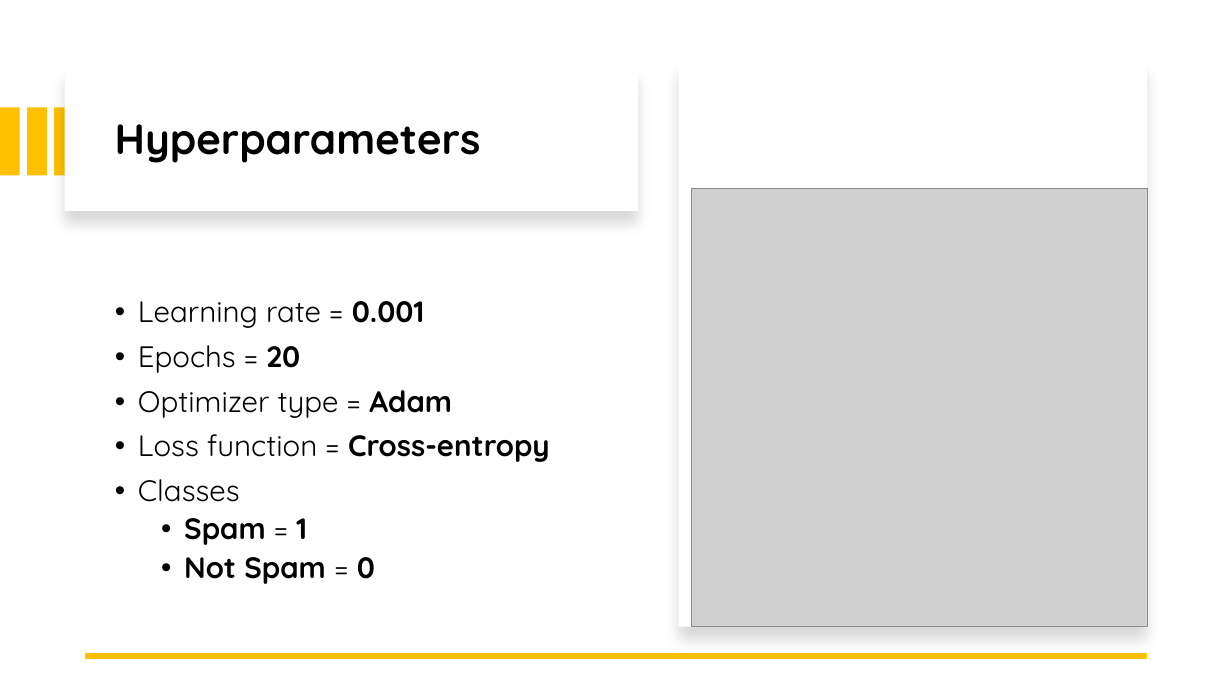
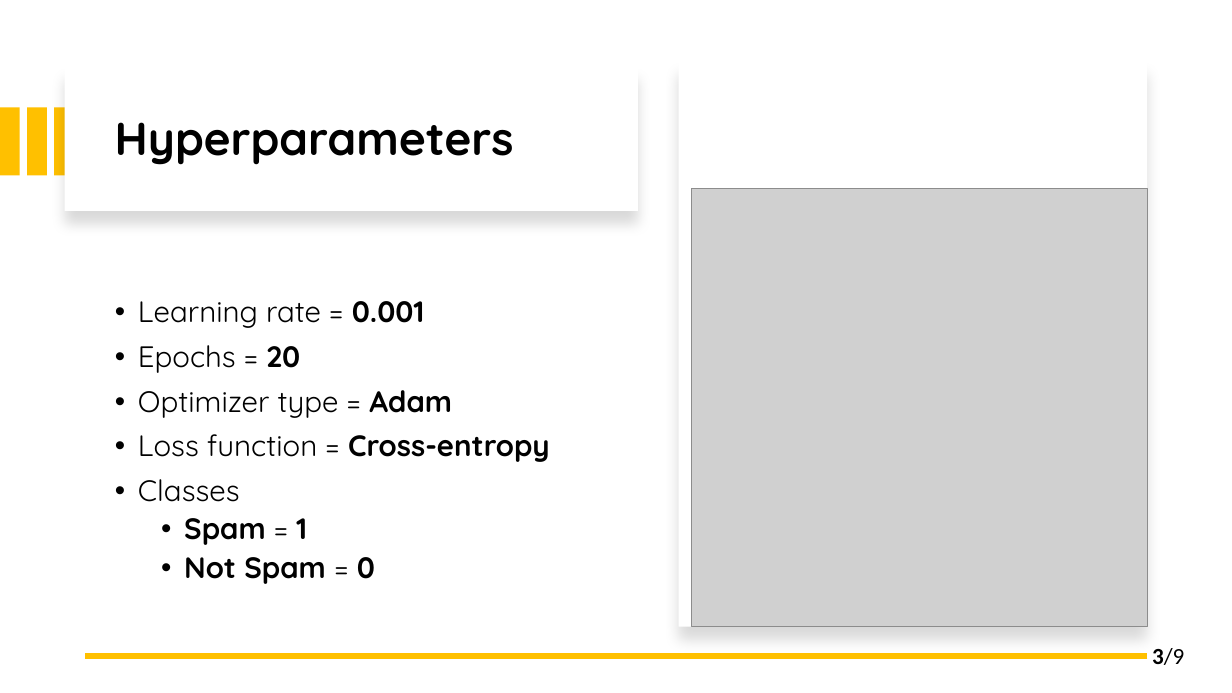
Before and after one commit to 0xbalazstoth/Projektmunka, a slide deck: slide 4 of publikacio/Artificial intelligence-based spam filtering with neurolinguistic approach using.pptx. Drawn at 1232x693 pixels with LibreOffice and Linux fonts; fonts in the diff are those of the drawing; grey boxes stand for pictures. Boxes give left, top, right and bottom in pixels: in the first picture for what was removed or moved away, otherwise in the second. Text is boxed around its words. In the diff, an @@ line names an element or a change of style, - is before the commit and + after.

```diff
--- a/publikacio/Artificial intelligence-based spam filtering with neurolinguistic approach using.pptx
+++ b/publikacio/Artificial intelligence-based spam filtering with neurolinguistic approach using.pptx
@@ title "Hyperparameters" at <box>115,122,514,165</box>: size 33 to 36 pt @@
@@ text added at <box>1152,648,1184,665</box>, 18 pt, text #000000 @@
+3/9
```
Also in this commit, not shown: 6 other slides changed, 3 slides added, 1 slide removed, 28 other files.
